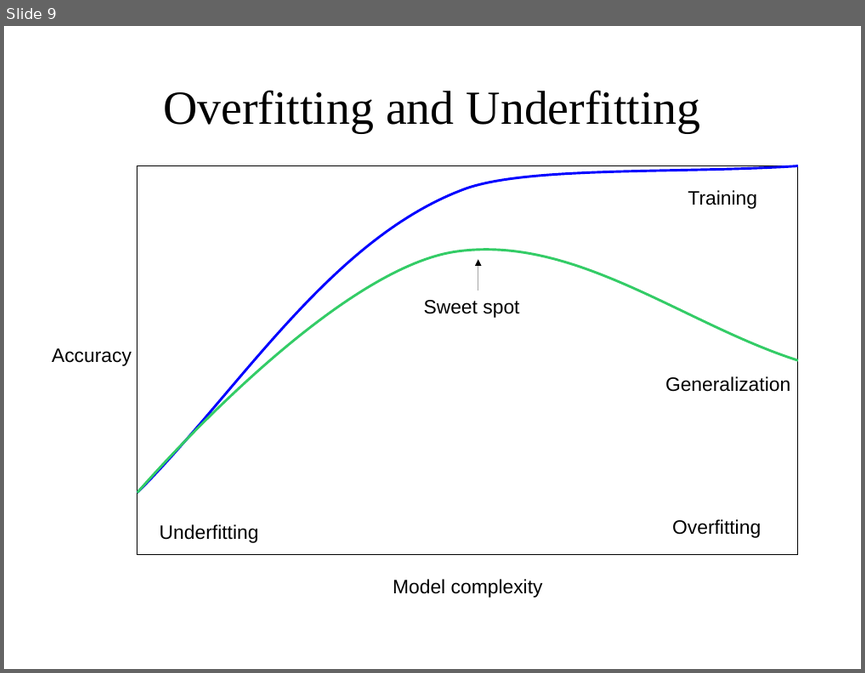
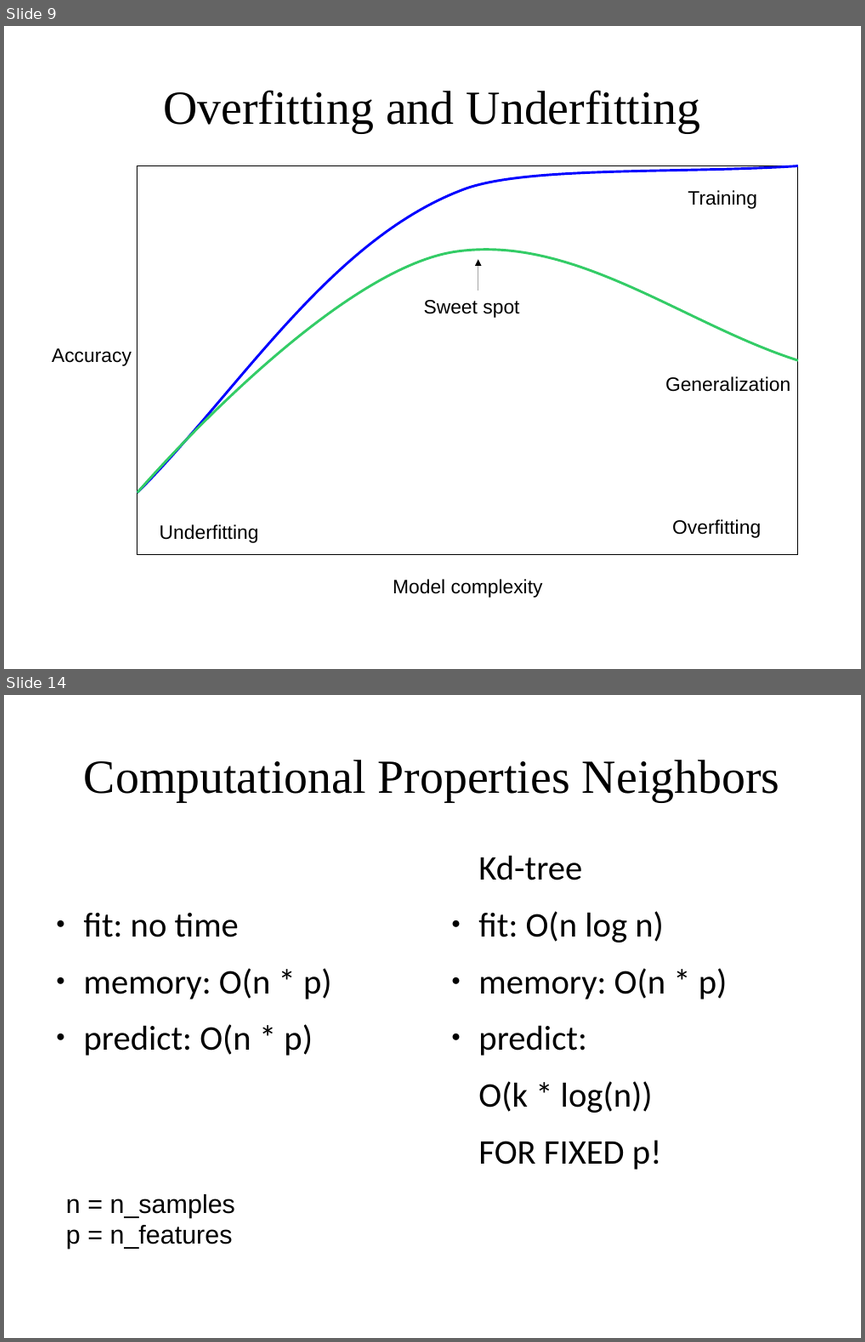
Before and after one commit to amueller/applied_ml_spring_2017, a slide deck: slides/aml-04-013017.odp. Shown one above the other, each under a label of ours: slide 9 before the commit, slides 9 and 14 after it; the slides between them are not shown. The pictures are 865x673 and 865x1342 pixels, drawn with LibreOffice and Linux fonts; fonts in the diff are those of the drawing. Boxes give left, top, right and bottom in pixels: in the first picture for what was removed or moved away, otherwise in the second. Text is boxed around its words. In the diff, an @@ line names an element or a change of style, - is before the commit and + after.

```diff
--- a/slides/aml-04-013017.odp
+++ b/slides/aml-04-013017.odp
@@ slide 14 added at <box>4,695,861,1338</box>, background #FFFFFF @@
@@ title added at <box>84,760,780,802</box>, 44 pt, text #000000 @@
+Computational Properties Neighbors
@@ text added at <box>478,855,727,1169</box>, 32 pt, text #000000 @@
+Kd-tree
+● fit: O(n log n)
+● memory: O(n * p)
+● predict:
+O(k * log(n))
+FOR FIXED p!
@@ text added at <box>84,913,332,1055</box>, 32 pt, text #000000 @@
+● fit: no time
+● memory: O(n * p)
+● predict: O(n * p)
@@ text added at <box>66,1194,235,1248</box>, 24 pt, text #000000 @@
+n = n_samples
+p = n_features
```
Also in this commit, not shown: 8 slides changed, 21 other slides added, 4 slides removed, 1 other file.
